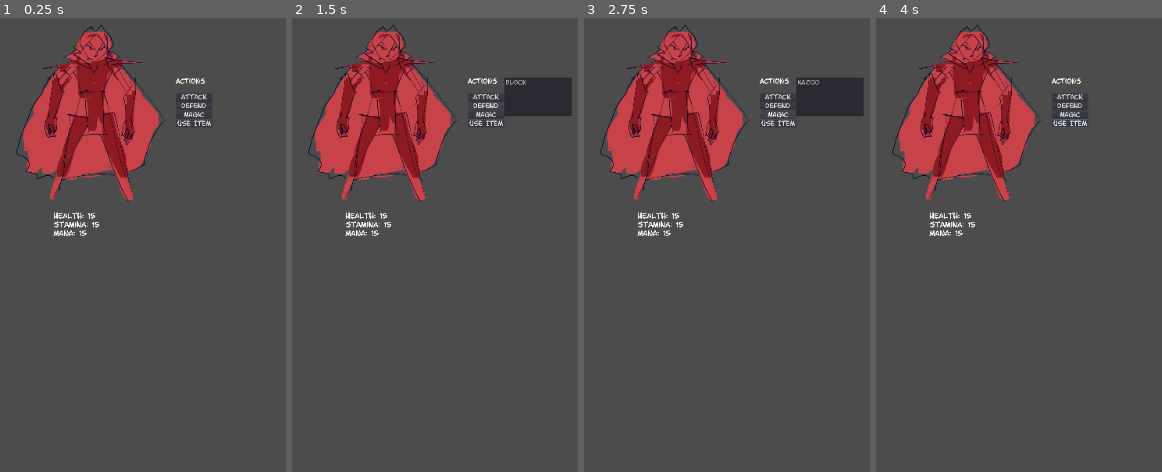
Above: before the commit, frames 1-4 (left to right).
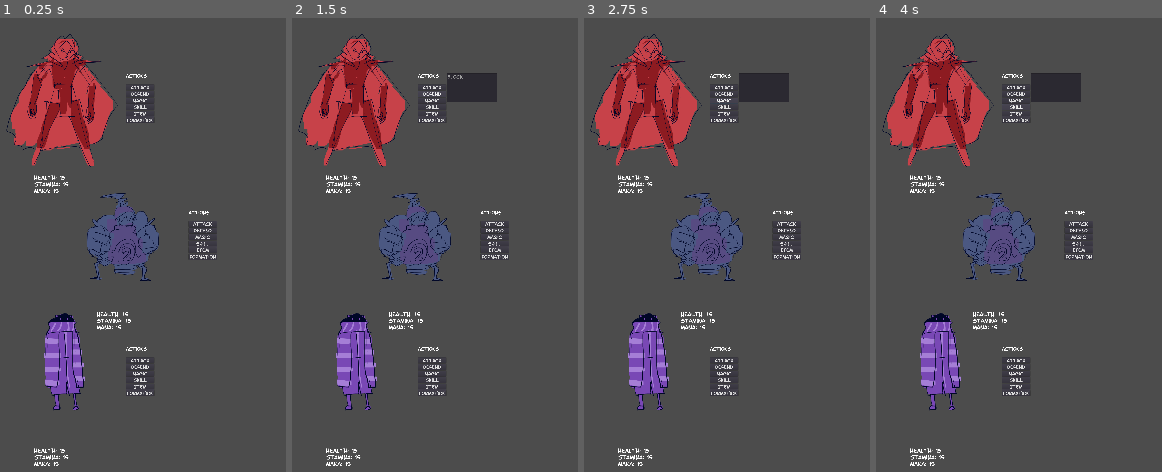
Above: after the commit, the same moments.

Repository: lumsell/highness
Game: Godot game, scene res://BattleController.tscn
Same seed, same stepped clock (60 frames per second), same inputs: the game is played once before the commit and once after it. Before the commit the project starts from res://PartyCharacter.tscn.
Inputs (mouse positions are in pixels of both pictures, inside the frame that each line leads up to):
- Up to frame 1 (0.25 s): no input
- Up to frame 2 (1.5 s): click "Attack" at 0.5 s; click "Defend" at 1.25 s
- Up to frame 3 (2.75 s): click "Magic" at 2 s
- Up to frame 4 (4 s): click (1070, 122) at 2.75 s, where only the run before the commit has a clickable "Use Item"; click (1016, 108) at 3.5 s, where only the run after the commit has a clickable "Skill"

The runs differ from the first frame. In frame 1, 17% of the frame differs, in the area x 2-76%, y 1-99%; in frame 2, 20%, in the area x 2-98%, y 1-99%; in frame 3, 20%; in frame 4, 18%.

Commit message:
Started the BattleController
Did a lot of misc stuff to begin switching from the original BattleScene tester to a more realized BattleController, mostly about reconfiguring the CombatMenu to change with the row system. All still really jank don't look too hard at it yet

Diff:
--- a/FurlitzFightFarm/HeinousHighness-ProtoBattle2/BaseActionButton.gd
+++ b/FurlitzFightFarm/HeinousHighness-ProtoBattle2/BaseActionButton.gd
@@ -1,16 +1,11 @@
 extends Button
 
-var action_list
+var action_lists = [0, 1]
 
 signal selection_made(selection_sig)
 
 var signature
 var id
-
-# Declare member variables here. Examples:
-# var a: int = 2
-# var b: String = "text"
-
 
 # Called when the node enters the scene tree for the first time.
 func _ready() -> void:
@@ -31,8 +26,16 @@
 func _on_BaseActionButton_pressed() -> void:
 	emit_signal("selection_made", id)
 
-func set_action_list(new_action_list):
-	action_list = new_action_list
+func set_action_lists(new_front_list, new_back_list):
+	action_lists[0] = new_back_list
+	action_lists[1] = new_front_list
 
-func get_action_list():
-	return action_list
+func get_action_list(row):
+	return action_lists[row]
+
+func add_action_node(action):
+	if action.get_row_limit() == 2:
+		action_lists[0].add_node(action)
+		action_lists[1].add_node(action)
+	else:
+		action_lists[action.get_row_limit()].add_node(action)
--- a/FurlitzFightFarm/HeinousHighness-ProtoBattle2/BaseActionList.gd
+++ b/FurlitzFightFarm/HeinousHighness-ProtoBattle2/BaseActionList.gd
@@ -29,6 +29,6 @@
 	var item_id = id_list[index]
 	return item_id
 
-func load_node(action):
+func add_node(action):
 	add_item(action.get_name())
 	id_list.append(action.get_id())
--- /dev/null
+++ b/FurlitzFightFarm/HeinousHighness-ProtoBattle2/BattleController.gd
@@ -0,0 +1,66 @@
+extends Node
+
+
+# Declare member variables here. Examples:
+# var a: int = 2
+# var b: String = "text"
+var p_char_template = preload("res://PartyCharacter.tscn")
+
+var party = ["cp0001", "cp0002", "cp0003"]
+var enemies = ["ce0001", "ce0002", "ce0003"]
+
+var frodo_image = preload("res://ArtAssets/frodo_static.png")
+var aristotle_image = preload("res://ArtAssets/aristotle_static.png")
+
+var active_character
+var active_selection
+var active_target
+
+enum PositionCol {BACK, FRONT}
+enum PositionRow {TOP, MIDDLE, BOTTOM}
+
+var back_top = Vector2(1, 1)
+var back_mid = Vector2(1, 2.75)
+var back_low = Vector2(1, 4.5)
+
+var front_top = Vector2(2, 1)
+var front_mid = Vector2(2, 2.75)
+var front_low = Vector2(2, 4.5)
+
+var positions = [back_top, back_mid, back_low, front_top, front_mid, front_low] #
+# Called when the node enters the scene tree for the first time.
+func _ready() -> void:
+	var i = 0
+	var k = 0
+	while i < 10:
+		k = (k + 1) % 2
+		print(k)
+		i += 1
+	build_battle(party, enemies)
+	get_tree().get_root().connect("size_changed", self, "resize_position()")
+
+#func _process(delta):
+#	front_mid.x = 13
+
+#maybe won't ever use this, just thinking about resolution changes and junk
+func resize_position():
+	pass
+
+
+func build_battle(party_roster, enemy_roster):
+	var i = 0
+	for character_id in party:
+		#var character = load("res://" + character_id + ".tscn")
+		var new_puppet = p_char_template.instance()
+		new_puppet.set_global_scale(Vector2(.2,.2))
+		add_child(new_puppet, true)
+		new_puppet.name = character_id #allows the puppet to be accessed by id
+		new_puppet.set_position(positions[i] * (new_puppet.get_rect().size/10))
+		print(get_node(character_id).name) #for testing
+		if i == 1: #in the future, sprite locations should be somehow carried with characters
+			new_puppet.set_texture(frodo_image)
+			new_puppet.set_position(positions[4] * (new_puppet.get_rect().size/10))
+		if i == 2:
+			new_puppet.set_texture(aristotle_image)
+		print(new_puppet.get_rect().size) #for testing
+		i += 1
--- /dev/null
+++ b/FurlitzFightFarm/HeinousHighness-ProtoBattle2/BattleController.tscn
@@ -0,0 +1,6 @@
+[gd_scene load_steps=2 format=2]
+
+[ext_resource path="res://BattleController.gd" type="Script" id=1]
+
+[node name="BattleController" type="Node"]
+script = ExtResource( 1 )
--- a/FurlitzFightFarm/HeinousHighness-ProtoBattle2/HBoxContainer.gd
+++ b/FurlitzFightFarm/HeinousHighness-ProtoBattle2/HBoxContainer.gd
@@ -9,6 +9,7 @@
 # returns action_name the ID of the selected action, for now just its name
 signal action_selected(action_name)
 signal open_inventory()
+signal reformat(format_action)
 
 # BaseActionButton and BaseActionList are generic scene nodes with the premade
 # functionality to build a unique Action Menu
@@ -17,6 +18,7 @@
 
 var current_list
 
+
 # list_array stores ActionLists at indexes that correspond to Button IDs
 # As it's set up now, the array generally be bigger than it needs to be
 # because these indexes are hard-coded so that there will have to be one
@@ -24,16 +26,28 @@
 var attack_index = 0
 var defend_index = 1
 var magic_index = 2
+var skill_index = 3
 var inventory = -1
+var formation = -2
 
-var list_array = [attack_index, defend_index, magic_index]
+#this is actually probably a bad way to do things? i dunno, see how it goes
+#might need to add a typecheck somehwere - if typeof(button_array[x] == 2 then
+# there is no button for category x
+var button_array = [attack_index, defend_index, magic_index, skill_index]
 
+var formation_array = ["ax0001", "ax0002", "ax0003"]
+var formation_list #janky temp solution, used for the universal formation options
+
+var row
 # Sets up and initially hides the empty combat menu until the character fills it
 func _ready() -> void:
+	row = 1
 	hide()
 
 # Adds all ActionButtons that a character should have access to and creates a
 # corresponding ActionList that can be displayed when the button is clicked
+
+#condense this later
 func add_action_buttons(category_array):
 	for category in category_array:
 		var new_button = action_button.instance()
@@ -50,27 +64,59 @@
 				new_button.set_id(defend_index)
 			"Magic":
 				new_button.set_id(magic_index)
-			"Use Item":
-				new_button.set_id(inventory)
+			"Skill":
+				new_button.set_id(skill_index)
 
-		var new_action_list = action_list.instance()
-		new_action_list.connect("item_selected", self, "_on_ActionList_item_selected")
+		var new_front_list = action_list.instance()
+		var new_back_list = action_list.instance()
+		new_front_list.connect("item_selected", self, "_on_ActionList_item_selected")
+		new_back_list.connect("item_selected", self, "_on_ActionList_item_selected")
 		#connects the button to an action list via a pointer in the button
-		list_array[new_button.get_id()] = new_action_list
+		if new_button.get_id() >= 0:
+			new_button.set_action_lists(new_front_list, new_back_list)
+			button_array[new_button.get_id()] = new_button
 		print(new_button.get_id())
 		print(new_button.get_text())
+
+	var item_button = action_button.instance()
+	item_button.set_id(inventory)
+	item_button.set_signature("Item")
+	item_button.connect("selection_made", self, "_on_ActionButton_selection_made")
+	$ActionMenu.add_child(item_button)
+	var formation_button = action_button.instance()
+	formation_button.set_id(formation)
+	formation_button.set_signature("Formation")
+	formation_button.connect("selection_made", self, "_on_ActionButton_selection_made")
+	$ActionMenu.add_child(formation_button)
+
+	formation_list = action_list.instance()
+	for option in formation_array:
+		var formation_node = load("res://" + option + ".tscn").instance()
+		formation_list.add_node(formation_node)
+	formation_list.connect("item_selected", self, "_on_FormationList_item_selected")
+
 
 # Checks the second character in the id String and uses that to add
 # the action to the appropriate list
 func add_action(action):
 	match action.get_id().substr(1,1):
-		"s": # "s" stands for strike which means attack, because "a" is action
-			# could be changed later, depending on which is more confusing
-			list_array[attack_index].load_node(action)
+		"a":
+			button_array[attack_index].add_action_node(action)
 		"d":
-			list_array[defend_index].load_node(action)
+			button_array[defend_index].add_action_node(action)
 		"m":
-			list_array[magic_index].load_node(action)
+			button_array[magic_index].add_action_node(action)
+
+#0 is the back row, 1 is the front row
+func reconfigure(new_row):
+	row = new_row
+	for button in button_array:
+		if typeof(button) != 2: #may or may not be unnecessary, depending on how
+							#much the combat menu changes between characters
+			if button.get_action_list(row).get_item_count() == 0:
+				button.hide()
+			else:
+				button.show()
 
 # Brings up the corresponding AbilityList when an ActionButton is pressed
 func _on_ActionButton_selection_made(button_id):
@@ -82,12 +128,23 @@
 		$ListContainer.remove_child(current_list)
 		current_list.unselect_all()
 	#if the same button is clicked twice in a row, its just removed
-	if button_id == -1:
-		emit_signal("open_inventory")
-	elif current_list == list_array[button_id]:
+	#if button_id == -1:
+	#	emit_signal("open_inventory")
+	#if button_id == -2:
+	#	clear_selection()
+	#	current_type = (current_type + 1) % 2
+	if button_id < 0:
+		if button_id == inventory:
+			emit_signal("open_inventory")
+		elif button_id == formation:
+			reconfigure((row + 1) % 2)
+			current_list = formation_list
+			$ListContainer.add_child(current_list)
+
+	elif current_list == button_array[button_id].get_action_list(row):
 		current_list = null
 	else:
-		current_list = list_array[button_id]
+		current_list = button_array[button_id].get_action_list(row)
 		$ListContainer.add_child(current_list)
 
 func clear_selection():
@@ -104,6 +161,11 @@
 	print("From Combat Menu: " + selected_ability)
 	emit_signal("action_selected", selected_ability)
 
+func _on_FormationList_item_selected(index):
+	var formation_action_id = current_list.get_id_at(index)
+	print(current_list.get_id_at(index))
+	#should probably add an option to confirm the reformat
+	emit_signal("reformat", formation_action_id)
 
 func _on_StatBlock_health_changed(new_health) -> void:
 	pass # Replace with function body.
--- a/FurlitzFightFarm/HeinousHighness-ProtoBattle2/PartyCharacter.gd
+++ b/FurlitzFightFarm/HeinousHighness-ProtoBattle2/PartyCharacter.gd
@@ -10,20 +10,23 @@
 signal open_inventory()
 signal character_targeted(character_id)
 
+enum Column{FRONT, BACK}
+var current_row
+
 # These arrays are used to generate the character's ActionMenu
 # ATM they're stand-ins that don't actually mean anything and this whole system
 # will likely be changed when actual Action nodes are added
 
 # this String array is used to generate all the ActionButtons - not yet though,
 # will need to be updated
-var action_categories = ["Attack", "Defend", "Magic", "Use Item"]
+var action_categories = ["Attack", "Defend", "Magic", "Skill"]
 # these String arrays are used to generate ActionLists for each ActionButton
 # old, will remove later
 var attack_array = ["Slap", "Punch", "Insult"]
 var defend_array = ["Block", "Duck", "Beg"]
 var magic_array = ["Abracadabra", "Skiddadle skidoodle", "zoot suit"]
 
-var available_actions = ["as0001", "ad0001", "am0001"]
+var available_actions = ["aa0001", "ad0001", "am0001"]
 
 var health = 15
 var stamina = 15
@@ -35,6 +38,8 @@
 # Generates and shows the active character's action menu
 func _ready() -> void:
 	character_id = "cp0001"
+
+	current_row = 0
 
 	$StatBlock.build(health, stamina, mana, strength)
 
@@ -69,6 +74,13 @@
 func start_turn():
 	$CombatMenu.show()
 
+#is enumerated type the best way to do this? can that go across nodes?
+func change_row():
+	#using an int as a switch makes changing simple by modular arithmetic,
+	#but type might confuse something later? idk, be careful how the var is used
+	current_row = (current_row + 1) % 2
+	$CombatMenu.switch_type(current_row)
+
 # Recieves the CombatMenu's "action_selected" signal and forwards it to the
 # BattleController
 # This might be an unnecessary step
--- a/FurlitzFightFarm/HeinousHighness-ProtoBattle2/PartyCharacter.tscn
+++ b/FurlitzFightFarm/HeinousHighness-ProtoBattle2/PartyCharacter.tscn
@@ -17,8 +17,8 @@
 radius = 286.784
 height = 279.536
 
-[node name="Sprite" type="Sprite"]
-position = Vector2( 116.673, 113.844 )
+[node name="PartyCharacter" type="Sprite"]
+position = Vector2( 99.6258, 107.317 )
 scale = Vector2( 0.266412, 0.264645 )
 texture = ExtResource( 1 )
 script = ExtResource( 3 )
--- /dev/null
+++ b/FurlitzFightFarm/HeinousHighness-ProtoBattle2/aa0001.gd
@@ -0,0 +1,44 @@
+extends Node
+
+
+
+
+var local_id: String = "aa0001"
+var local_name: String = "Punch"
+
+var base_damage = 1
+var damage
+
+var row_limit = 1 #only usable in the front row
+
+var cost = 4
+
+# Called when the node enters the scene tree for the first time.
+func _ready() -> void:
+	print("Punch node turned on")
+
+func get_id() -> String:
+	return local_id
+
+func get_name() -> String:
+	return local_name
+
+func get_row_limit():
+	return row_limit
+
+#this might not work check later
+func cost_check(user_stats):
+	var results = [true, "Stamina"]
+	if user_stats.get_stamina() < cost:
+		results[0] = false
+	return results
+
+func perform(user_stats):
+	user_stats.set_stamina(user_stats.get_stamina() - cost)
+	damage = base_damage + user_stats.get_strength()
+
+func execute(target_stats):
+	target_stats.set_health(target_stats.get_health() - damage)
+# Called every frame. 'delta' is the elapsed time since the previous frame.
+#func _process(delta: float) -> void:
+#	pass
--- /dev/null
+++ b/FurlitzFightFarm/HeinousHighness-ProtoBattle2/aa0001.tscn
@@ -0,0 +1,6 @@
+[gd_scene load_steps=2 format=2]
+
+[ext_resource path="res://aa0001.gd" type="Script" id=1]
+
+[node name="aa0001" type="Node"]
+script = ExtResource( 1 )
--- a/FurlitzFightFarm/HeinousHighness-ProtoBattle2/ad0001.gd
+++ b/FurlitzFightFarm/HeinousHighness-ProtoBattle2/ad0001.gd
@@ -10,6 +10,8 @@
 
 #Cost is stamina
 var cost = 3
+
+var row_limit = 2 #usable in both front or back row
 
 # Called when the node enters the scene tree for the first time.
 func _ready() -> void:
@@ -27,6 +29,9 @@
 		results[0] = true
 	return results
 
+func get_row_limit():
+	return row_limit
+
 func execute():
 	pass
 # Called every frame. 'delta' is the elapsed time since the previous frame.
--- a/FurlitzFightFarm/HeinousHighness-ProtoBattle2/am0001.gd
+++ b/FurlitzFightFarm/HeinousHighness-ProtoBattle2/am0001.gd
@@ -10,6 +10,8 @@
 
 #Cost is mana
 var cost = 4
+
+var row_limit = 0 #only usable in the back row
 
 # Called when the node enters the scene tree for the first time.
 func _ready() -> void:
@@ -27,6 +29,9 @@
 		results[0] = true
 	return results
 
+func get_row_limit():
+	return row_limit
+
 func execute():
 	pass
 # Called every frame. 'delta' is the elapsed time since the previous frame.
--- a/FurlitzFightFarm/HeinousHighness-ProtoBattle2/as0001.tscn
+++ /dev/null
@@ -1,6 +0,0 @@
-[gd_scene load_steps=2 format=2]
-
-[ext_resource path="res://as0001.gd" type="Script" id=1]
-
-[node name="as0001" type="Node"]
-script = ExtResource( 1 )
--- a/FurlitzFightFarm/HeinousHighness-ProtoBattle2/as0001.gd
+++ b/FurlitzFightFarm/HeinousHighness-ProtoBattle2/ax0001.gd
@@ -3,23 +3,23 @@
 
 
 
-var local_id: String = "as0001"
-var local_name: String = "Punch"
+var local_id: String = "ax0001"
+var local_name: String = "Swap"
 
-var base_damage = 1
-var damage
+var row_limit = 2 #shouldn't matter
 
-var cost = 4
+var cost = 1
 
 # Called when the node enters the scene tree for the first time.
-func _ready() -> void:
-	print("Punch node turned on")
 
 func get_id() -> String:
 	return local_id
 
 func get_name() -> String:
 	return local_name
+
+func get_row_limit():
+	return row_limit
 
 #this might not work check later
 func cost_check(user_stats):
@@ -30,10 +30,8 @@
 
 func perform(user_stats):
 	user_stats.set_stamina(user_stats.get_stamina() - cost)
-	damage = base_damage + user_stats.get_strength()
 
 func execute(target_stats):
-	target_stats.set_health(target_stats.get_health() - damage)
-# Called every frame. 'delta' is the elapsed time since the previous frame.
-#func _process(delta: float) -> void:
-#	pass
+	target_stats.set_health(target_stats.get_health())
+
+	#put the code for changing positions here?
--- /dev/null
+++ b/FurlitzFightFarm/HeinousHighness-ProtoBattle2/ax0001.tscn
@@ -0,0 +1,6 @@
+[gd_scene load_steps=2 format=2]
+
+[ext_resource path="res://ax0001.gd" type="Script" id=1]
+
+[node name="ax0001" type="Node"]
+script = ExtResource( 1 )
--- /dev/null
+++ b/FurlitzFightFarm/HeinousHighness-ProtoBattle2/ax0002.gd
@@ -0,0 +1,37 @@
+extends Node
+
+
+
+
+var local_id: String = "ax0002"
+var local_name: String = "Cycle"
+
+var row_limit = 2 #shouldn't matter
+
+var cost = 1
+
+# Called when the node enters the scene tree for the first time.
+
+func get_id() -> String:
+	return local_id
+
+func get_name() -> String:
+	return local_name
+
+func get_row_limit():
+	return row_limit
+
+#this might not work check later
+func cost_check(user_stats):
+	var results = [true, "Stamina"]
+	if user_stats.get_stamina() < cost:
+		results[0] = false
+	return results
+
+func perform(user_stats):
+	user_stats.set_stamina(user_stats.get_stamina() - cost)
+
+func execute(target_stats):
+	target_stats.set_health(target_stats.get_health())
+
+	#put the code for changing positions here?
--- /dev/null
+++ b/FurlitzFightFarm/HeinousHighness-ProtoBattle2/ax0002.tscn
@@ -0,0 +1,6 @@
+[gd_scene load_steps=2 format=2]
+
+[ext_resource path="res://ax0002.gd" type="Script" id=1]
+
+[node name="ax0002" type="Node"]
+script = ExtResource( 1 )
--- /dev/null
+++ b/FurlitzFightFarm/HeinousHighness-ProtoBattle2/ax0003.gd
@@ -0,0 +1,37 @@
+extends Node
+
+
+
+
+var local_id: String = "ax0003"
+var local_name: String = "Swing"
+
+var row_limit = 2 #shouldn't matter
+
+var cost = 1
+
+# Called when the node enters the scene tree for the first time.
+
+func get_id() -> String:
+	return local_id
+
+func get_name() -> String:
+	return local_name
+
+func get_row_limit():
+	return row_limit
+
+#this might not work check later
+func cost_check(user_stats):
+	var results = [true, "Stamina"]
+	if user_stats.get_stamina() < cost:
+		results[0] = false
+	return results
+
+func perform(user_stats):
+	user_stats.set_stamina(user_stats.get_stamina() - cost)
+
+func execute(target_stats):
+	target_stats.set_health(target_stats.get_health())
+
+	#put the code for changing positions here?
--- /dev/null
+++ b/FurlitzFightFarm/HeinousHighness-ProtoBattle2/ax0003.tscn
@@ -0,0 +1,6 @@
+[gd_scene load_steps=2 format=2]
+
+[ext_resource path="res://ax0003.gd" type="Script" id=1]
+
+[node name="ax0003" type="Node"]
+script = ExtResource( 1 )
--- a/FurlitzFightFarm/HeinousHighness-ProtoBattle2/project.godot
+++ b/FurlitzFightFarm/HeinousHighness-ProtoBattle2/project.godot
@@ -11,8 +11,13 @@
 [application]
 
 config/name="HeinousHighness-ProtoBattle2"
-run/main_scene="res://PartyCharacter.tscn"
+run/main_scene="res://BattleController.tscn"
 config/icon="res://icon.png"
+
+[display]
+
+window/stretch/mode="2d"
+window/stretch/aspect="keep_height"
 
 [physics]
 
